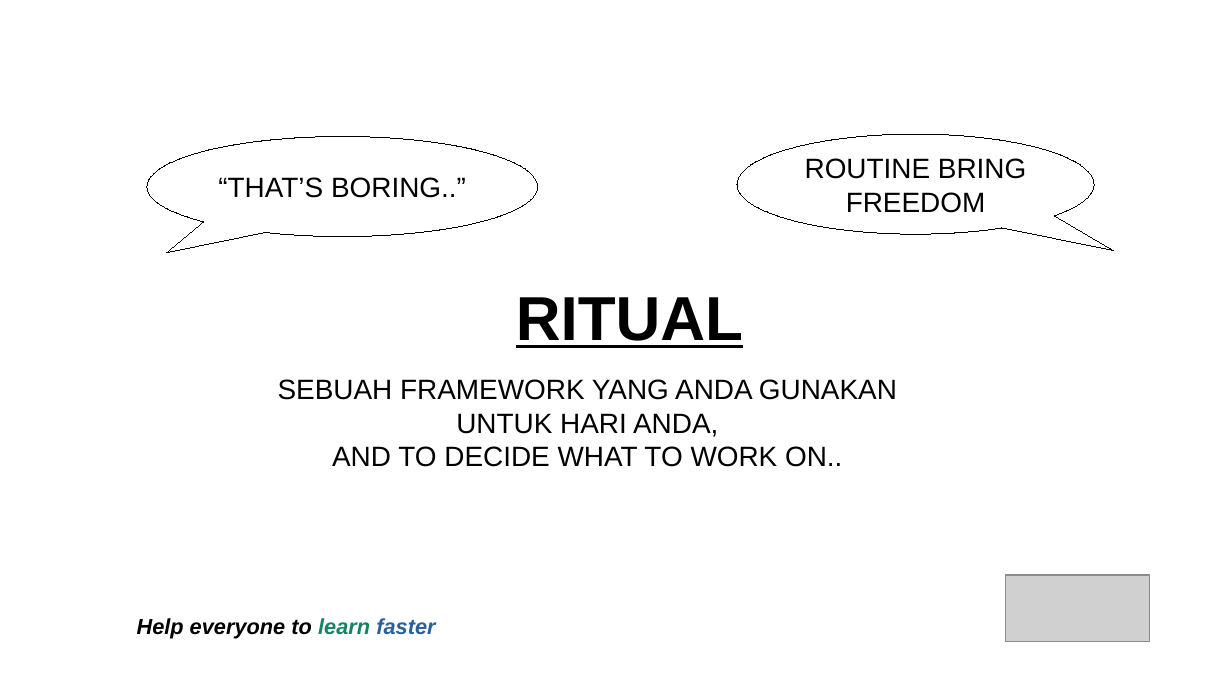
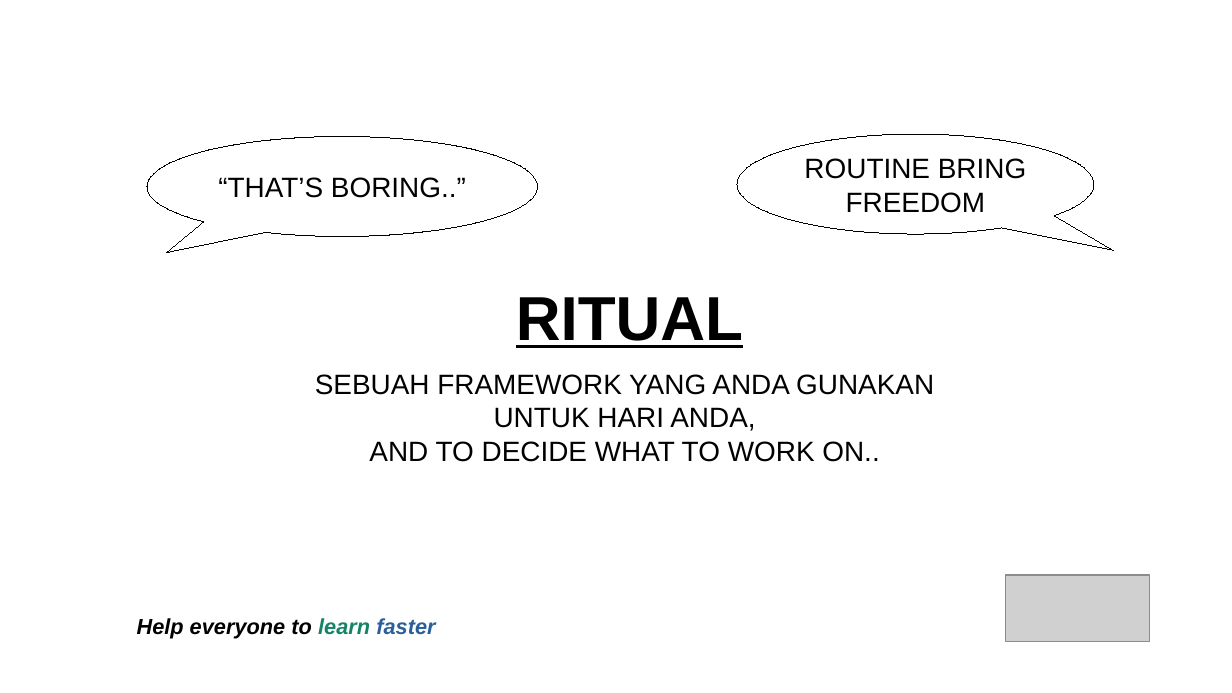
Before and after one commit to jejaksaid/course-flc, a slide deck: slide 15 of Time Management/time-management.pptx. Drawn at 1232x693 pixels with LibreOffice and Linux fonts; fonts in the diff are those of the drawing; grey boxes stand for pictures; background and template pictures are left out. Boxes give left, top, right and bottom in pixels: in the first picture for what was removed or moved away, otherwise in the second. Text is boxed around its words. In the diff, an @@ line names an element or a change of style, - is before the commit and + after.

```diff
--- a/Time Management/time-management.pptx
+++ b/Time Management/time-management.pptx
@@ text "SEBUAH FRAMEWORK YANG ANDA GUNAKAN ...": place and size @@
-text "SEBUAH FRAMEWORK YANG ANDA GUNAKAN ..." at <box>278,379,897,467</box>
+text "SEBUAH FRAMEWORK YANG ANDA GUNAKAN ..." at <box>315,374,934,462</box>
```
Also in this commit, not shown: 56 other slides changed, 1 slide added, 1 slide removed, 2 other files.
